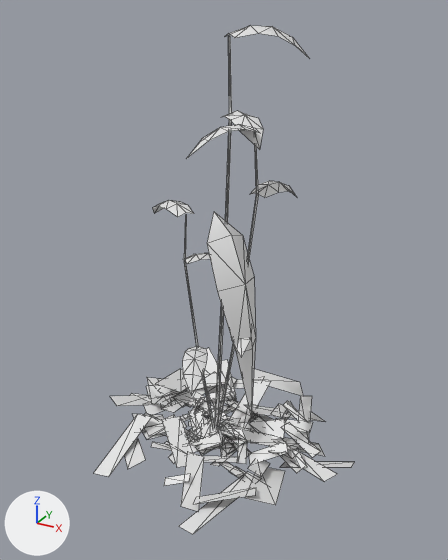
An edit to the OBJ model game/assets/models/plants/SM_Plant_ForestGrassSparse_Leaf.obj, drawn before and after from the same camera.
Both versions are drawn from a 50 mm lens placed at (1.19, -2.08, 1.86), pointed at (0.05, 0.0, 0.82). The axes (+X, +Y, +Z) are drawn at lower left. The lights are the same throughout. The older version comes first. Mesh edges are drawn as thin lines. Where no turn or scale is listed for an object, it has been applied to the vertices.

In view in the first picture: 'SM_Plant_ForestGrassSparse_Leaf'.
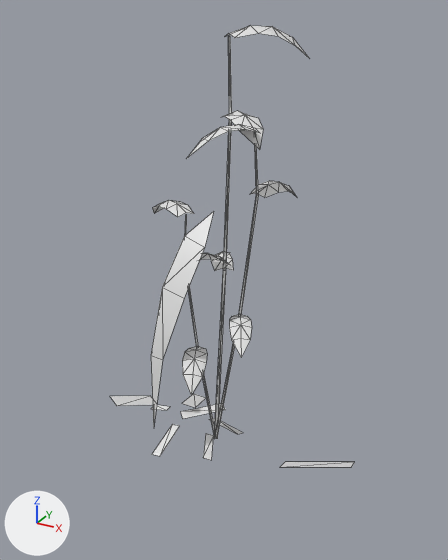
Pixel boxes (x1, y1, x2, y2) of what changed, in the pictures (448 x 560 px; the box of a moved part takes in the faces that stretch with it):
'SM_Plant_ForestGrassSparse_Leaf', reshaped (6% narrower, 13% shorter): before (94, 26, 354, 534); after (110, 26, 354, 467)
part 1 of me_sm_plant_forestgrasssparse_leaf, deleted: before (124, 348, 338, 534)
part 2 of me_sm_plant_forestgrasssparse_leaf, moved or reshaped: before (94, 212, 273, 511); after (151, 211, 243, 460)

What the commit changed:
me_sm_plant_forestgrasssparse_leaf is used by ob_sm_plant_forestgrasssparse_leaf; location (0.0, 0.0, 0.0).
me_sm_plant_forestgrasssparse_leaf had 612 vertices, 419 faces and spanned x -0.57..0.65, y -0.58..0.62, z -0.06..1.8.
me_sm_plant_forestgrasssparse_leaf now has 196 vertices, 211 faces and spans x -0.54..0.65, y -0.31..0.48, z -0.05..1.8.
me_sm_plant_forestgrasssparse_leaf part 1: 103 loose pieces with 412 vertices, spanning x -0.54..0.62, y -0.58..0.62, z -0.06..0.14, are deleted.
Part 2, on me_sm_plant_forestgrasssparse_leaf:
14 vertices are removed from x -0.05..0.26, y -0.18..0.26, z 0.0..1.05.
16 faces are deleted.
23 vertices move from x -0.57..0.27, y -0.46..0.46, z -0.02..0.16 to x -0.4..0.11, y -0.24..0.25, z 0.0..0.1.
10 vertices are added at x -0.19..0.04, y -0.28..-0.05, z 0.19..1.04.
14 new faces join them.
